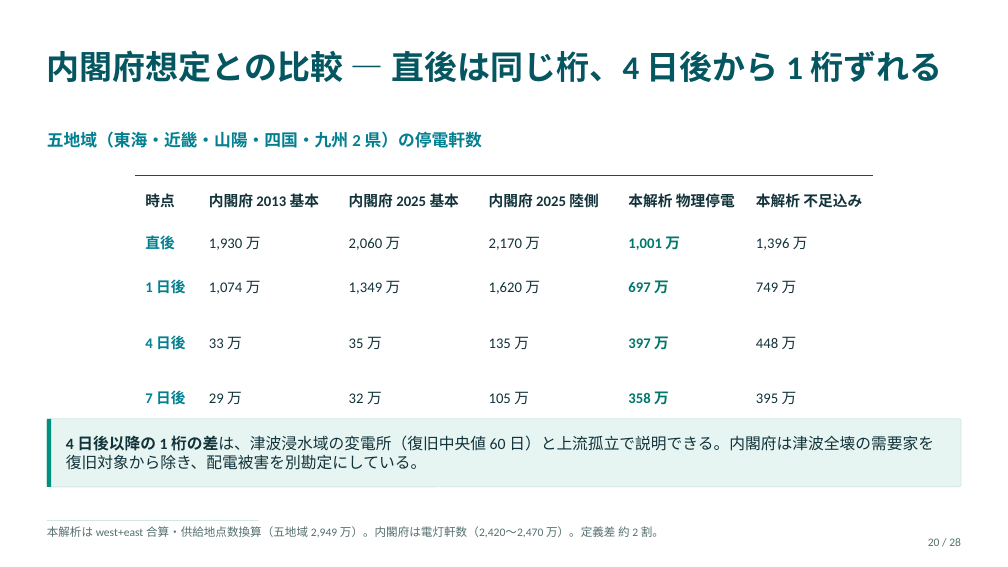
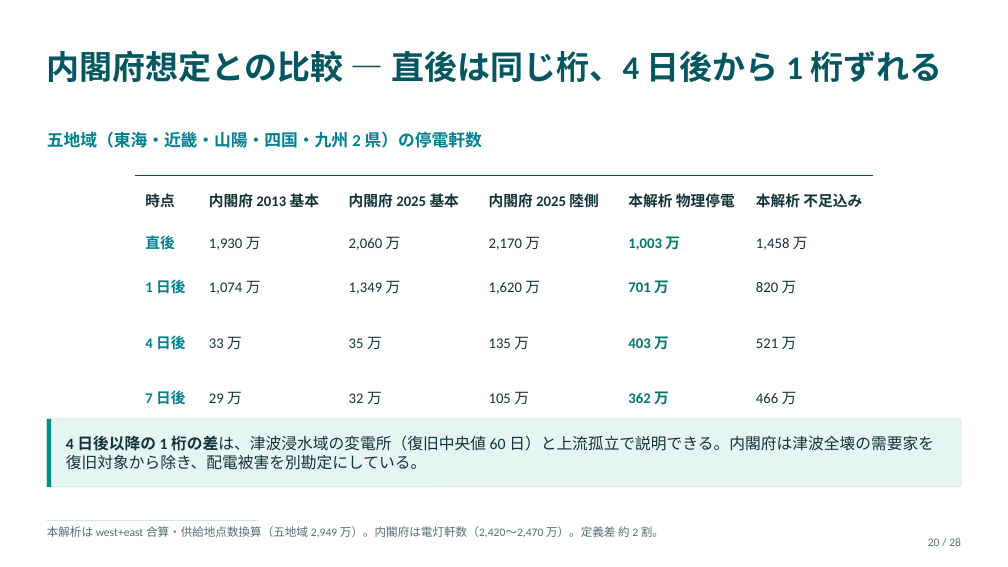
Before and after one commit to lutelute/All-Japan-Grid, a slide deck: slide 20 of docs/slides/nankai/nankai_hazard_v0_2026-09-13.pptx. Drawn at 1008x567 pixels with LibreOffice and Linux fonts; fonts in the diff are those of the drawing. Boxes give left, top, right and bottom in pixels: in the first picture for what was removed or moved away, otherwise in the second. Text is boxed around its words. In the diff, an @@ line names an element or a change of style, - is before the commit and + after.

```diff
--- a/docs/slides/nankai/nankai_hazard_v0_2026-09-13.pptx
+++ b/docs/slides/nankai/nankai_hazard_v0_2026-09-13.pptx
@@ table at <box>135,175,873,409</box> @@
-row 2, column 5: 1,001 万
+row 2, column 5: 1,003 万
-row 2, column 6: 1,396 万
+row 2, column 6: 1,458 万
-row 3, column 5: 697 万
+row 3, column 5: 701 万
-row 3, column 6: 749 万
+row 3, column 6: 820 万
-row 4, column 5: 397 万
+row 4, column 5: 403 万
-row 4, column 6: 448 万
+row 4, column 6: 521 万
-row 5, column 5: 358 万
+row 5, column 5: 362 万
-row 5, column 6: 395 万
+row 5, column 6: 466 万
```
Also in this commit, not shown: 5 other slides changed, 53 other files.
